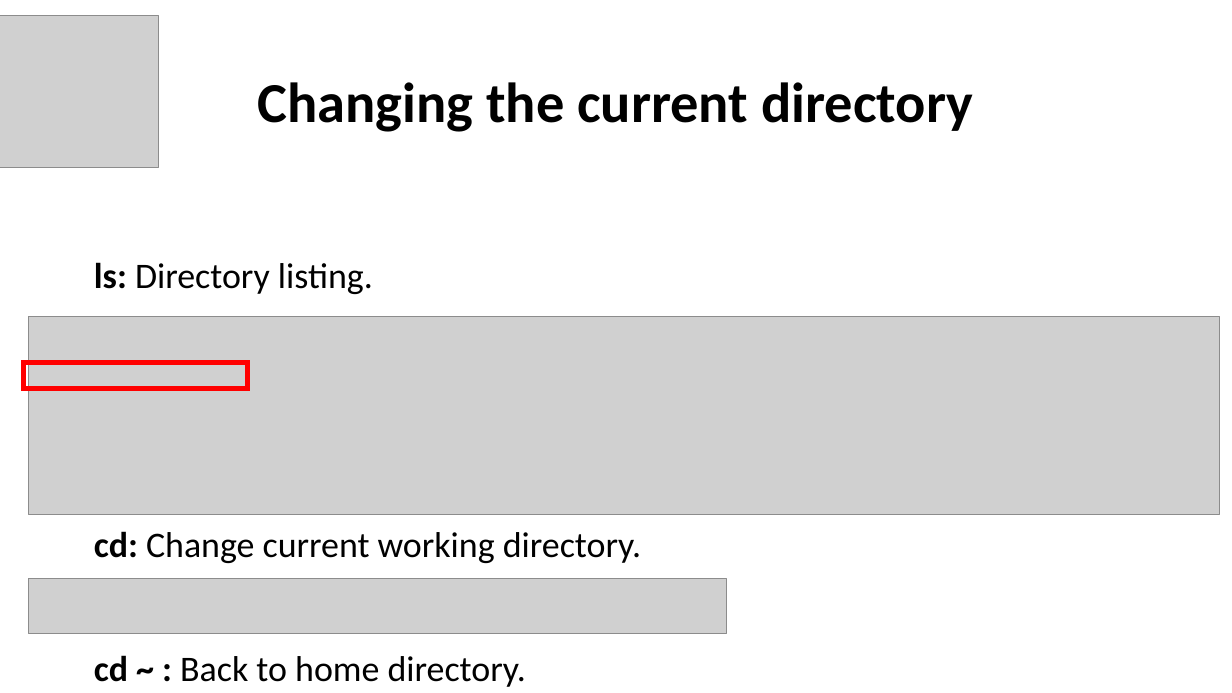
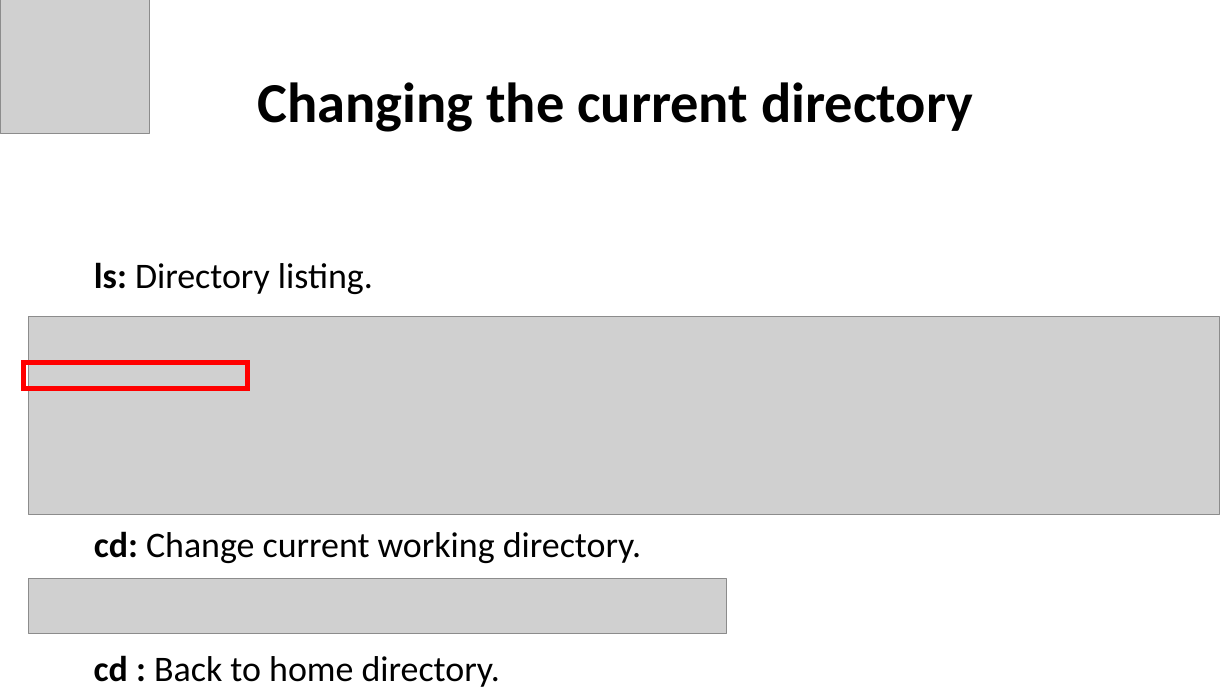
Before and after one commit to rsgturkey/Workshop2021, a slide deck: slide 5 of Command_Line_Basics/Command_Line_Basics.pptx (slide 4 before the commit). Drawn at 1232x693 pixels with LibreOffice and Linux fonts; fonts in the diff are those of the drawing; grey boxes stand for pictures. Boxes give left, top, right and bottom in pixels: in the first picture for what was removed or moved away, otherwise in the second. Text is boxed around its words. In the diff, an @@ line names an element or a change of style, - is before the commit and + after.

```diff
--- a/Command_Line_Basics/Command_Line_Basics.pptx
+++ b/Command_Line_Basics/Command_Line_Basics.pptx
@@ picture: place and size @@
-picture at [0, 16, 159, 167]
+picture at [0, 0, 149, 134]
@@ text at [94, 655, 500, 687]: text changed @@
-cd ~ : Back to home directory.
+cd : Back to home directory.
```
Also in this commit, not shown: 15 other slides changed, 3 slides added, 3 other files.
